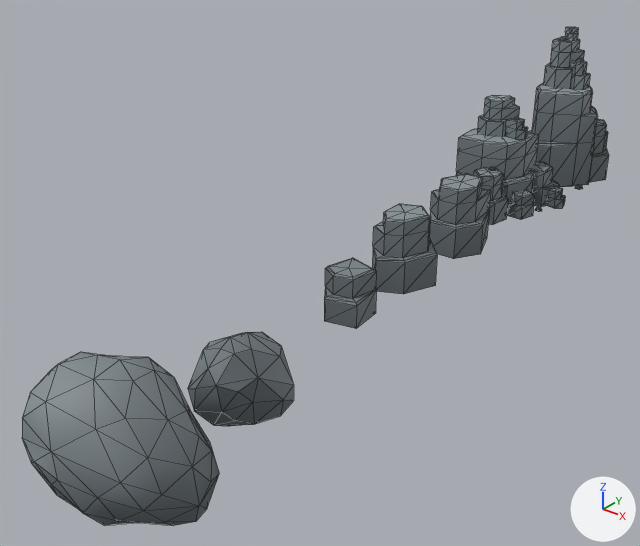
What one commit did to the glTF model glb/assets/rocks/rock.glb.
Before and after are seen from a 50 mm camera at (6.78, -4.93, 6.12) aimed at (-0.87, 4.62, 0.2). The axes (+X, +Y, +Z) are drawn at lower right. The lights are the same throughout. The picture after the commit comes second. Mesh edges are drawn as thin lines. Objects named as collision shapes, trigger or cutter boxes, shadow casters or lower levels of detail are left out. Where no turn or scale is listed for an object, it has been applied to the vertices.

In view in the first picture: 'Rock_1_C_Color1', 'Rock_1_D_Color1', 'Rock_1_E_Color1', 'Rock_1_J_Color1', 'Rock_1_Q_Color1', 'Rock_3_F_Color1', 'Rock_3_I_Color1'.
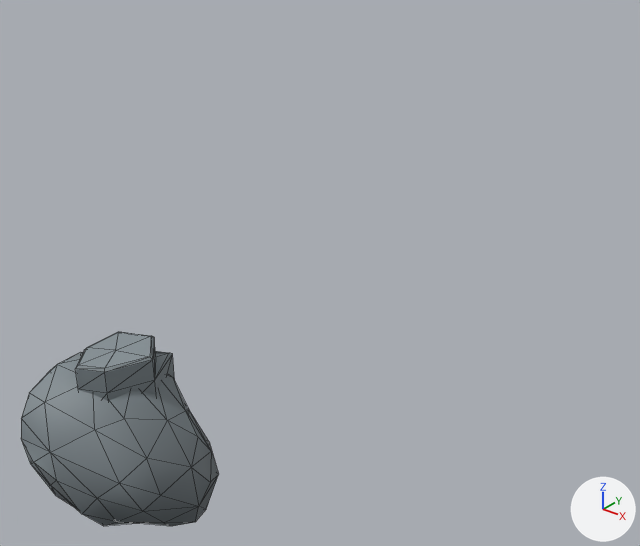
Changed parts and their boxes [x1, y1, x2, y2] in the pictures (640 x 546 px):
'Rock_3_I_Color1', moved: before [22, 352, 219, 526]; after [21, 352, 219, 526]
'Rock_1_D_Color1', moved, rescaled: before [372, 204, 437, 294]; after [76, 332, 175, 401]
'Rock_1_Q_Color1', deleted: before [529, 27, 609, 190]
'Rock_1_J_Color1', deleted: before [456, 95, 565, 225]
'Rock_3_F_Color1', deleted: before [188, 332, 294, 426]
'Rock_1_E_Color1', deleted: before [430, 174, 491, 259]
'Rock_1_C_Color1', deleted: before [324, 258, 377, 328]

What the commit changed:
Object 'Rock_1_C_Color1' (ob_rock_1_c_color1) is deleted.
Object 'Rock_1_D_Color1' (ob_rock_1_d_color1) moves from (0.0, 5.5, 0.0) to (0.0, 0.0, 0.0).
Object 'Rock_1_D_Color1' (ob_rock_1_d_color1) is rescaled from (1.0, 1.0, 1.0) to (1.14, 1.14, 1.14).
Object 'Rock_1_E_Color1' (ob_rock_1_e_color1) is deleted.
Object 'Rock_1_J_Color1' (ob_rock_1_j_color1) is deleted.
Object 'Rock_1_Q_Color1' (ob_rock_1_q_color1) is deleted.
Object 'Rock_3_F_Color1' (ob_rock_3_f_color1) is deleted.
Object 'Rock_3_I_Color1' (ob_rock_3_i_color1) moves from (0.0, 0.01, 0.0) to (0.0, 0.0, 0.0).
